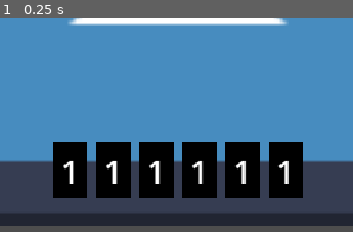
Above: before the commit, frame 1.
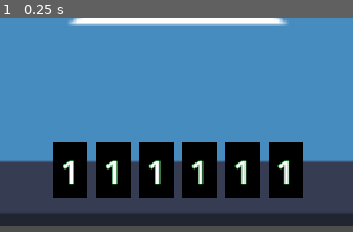
Above: after the commit, the same moment.

Repository: LuWheeze/BOORDLE
Game: Godot game, scene res://scenes/main_game.tscn
Same seed, same stepped clock (60 frames per second), same inputs: the game is played once before the commit and once after it. The engine's default icon, where the game draws it, is replaced by a stand-in: a white triangle on a blue panel in a dark square.
Inputs:
- Up to frame 1 (0.25 s): no input
The pictures show only the part of the screen within x 25-75%, y 50-100%; the shares and areas given below are measured in that part.

The runs differ from the first frame. In frame 1, 0.8% of the frame differs, in the area x 17-83%, y 66-79%.

Commit message:
Add files via upload

Diff:
--- /dev/null
+++ b/boordle/rsc/number_format.tres
@@ -0,0 +1,6 @@
+[gd_resource type="LabelSettings" format=3 uid="uid://bafdpnl7p5xjb"]
+
+[resource]
+font_size = 48
+outline_size = 3
+outline_color = Color(0, 0.78431374, 0.13725491, 1)
--- /dev/null
+++ b/boordle/scenes/attempt_entry.gd
@@ -0,0 +1,23 @@
+class_name AttemptEntry
+extends HBoxContainer
+
+
+@onready var bin_attempt: HBoxContainer = %BinAttempt
+@onready var match_num: Label = %MatchNum
+
+var _guess_data: Array[int]
+var _matches: int
+
+func with_data(guess_data: Array[int], matches: int) -> AttemptEntry:
+	_guess_data = guess_data
+	_matches = matches
+
+	return self
+
+func _ready() -> void:
+	var bin_children = bin_attempt.get_children()
+
+	for i in range(bin_children.size()):
+		bin_children[i].binary.text = str(_guess_data[i])
+
+	match_num.text = str(_matches)
--- a/boordle/scenes/attempt_entry.tscn
+++ b/boordle/scenes/attempt_entry.tscn
@@ -1,31 +1,86 @@
 [gd_scene format=3 uid="uid://dw4oe5n01hdff"]
+
+[ext_resource type="Script" uid="uid://3hi2eae1nwu1" path="res://scenes/attempt_entry.gd" id="1_7lqhd"]
+[ext_resource type="PackedScene" uid="uid://cyn45jusl4gx1" path="res://scenes/guess_box.tscn" id="1_8otlf"]
+
+[sub_resource type="LabelSettings" id="LabelSettings_8otlf"]
+font_color = Color(0, 0, 0, 1)
+outline_size = 1
+outline_color = Color(0, 0.78431374, 0.13725491, 1)
 
 [node name="AttemptEntry" type="HBoxContainer" unique_id=1971359063]
 anchors_preset = 10
 anchor_right = 1.0
+offset_bottom = 80.0
 grow_horizontal = 2
+script = ExtResource("1_7lqhd")
 
 [node name="BinAttempt" type="HBoxContainer" parent="." unique_id=1613098732]
+unique_name_in_owner = true
 layout_mode = 2
 
-[node name="Filler" type="Control" parent="." unique_id=113571011]
+[node name="GuessBox1" parent="BinAttempt" unique_id=180047145 instance=ExtResource("1_8otlf")]
 layout_mode = 2
 
-[node name="ColorRect" type="ColorRect" parent="." unique_id=1673989860]
+[node name="GuessBox2" parent="BinAttempt" unique_id=2003474124 instance=ExtResource("1_8otlf")]
 layout_mode = 2
 
-[node name="HBoxContainer" type="HBoxContainer" parent="ColorRect" unique_id=1692660252]
-layout_mode = 0
-offset_right = 40.0
-offset_bottom = 40.0
-
-[node name="Label" type="Label" parent="ColorRect/HBoxContainer" unique_id=1407266373]
+[node name="GuessBox3" parent="BinAttempt" unique_id=1066949837 instance=ExtResource("1_8otlf")]
 layout_mode = 2
 
-[node name="ColorRect" type="ColorRect" parent="ColorRect/HBoxContainer" unique_id=1157779197]
+[node name="GuessBox4" parent="BinAttempt" unique_id=1410377611 instance=ExtResource("1_8otlf")]
 layout_mode = 2
 
-[node name="Label" type="Label" parent="ColorRect/HBoxContainer/ColorRect" unique_id=1127908391]
-layout_mode = 0
-offset_right = 40.0
-offset_bottom = 23.0
+[node name="GuessBox5" parent="BinAttempt" unique_id=722011443 instance=ExtResource("1_8otlf")]
+layout_mode = 2
+
+[node name="GuessBox6" parent="BinAttempt" unique_id=1090487931 instance=ExtResource("1_8otlf")]
+layout_mode = 2
+
+[node name="MatchBox" type="ColorRect" parent="." unique_id=1673989860]
+custom_minimum_size = Vector2(100, 80)
+layout_mode = 2
+size_flags_horizontal = 10
+size_flags_vertical = 4
+
+[node name="HBoxContainer" type="HBoxContainer" parent="MatchBox" unique_id=1692660252]
+layout_mode = 1
+anchors_preset = 6
+anchor_left = 1.0
+anchor_top = 0.5
+anchor_right = 1.0
+anchor_bottom = 0.5
+offset_left = -53.0
+offset_top = -20.0
+offset_bottom = 20.0
+grow_horizontal = 0
+grow_vertical = 2
+
+[node name="Label" type="Label" parent="MatchBox/HBoxContainer" unique_id=1407266373]
+layout_mode = 2
+text = "match"
+label_settings = SubResource("LabelSettings_8otlf")
+
+[node name="ColorRect" type="ColorRect" parent="MatchBox/HBoxContainer" unique_id=1157779197]
+custom_minimum_size = Vector2(41.235, 62.33)
+layout_mode = 2
+size_flags_horizontal = 8
+size_flags_vertical = 4
+color = Color(0, 0, 0, 1)
+
+[node name="MatchNum" type="Label" parent="MatchBox/HBoxContainer/ColorRect" unique_id=1127908391]
+unique_name_in_owner = true
+layout_mode = 1
+anchors_preset = 8
+anchor_left = 0.5
+anchor_top = 0.5
+anchor_right = 0.5
+anchor_bottom = 0.5
+offset_left = -20.0
+offset_top = -11.5
+offset_right = 20.0
+offset_bottom = 11.5
+grow_horizontal = 2
+grow_vertical = 2
+text = "5"
+horizontal_alignment = 1
--- /dev/null
+++ b/boordle/scenes/guess_box.gd
@@ -0,0 +1,5 @@
+class_name GuessBox
+extends ColorRect
+
+
+@onready var binary: Label = %Binary
--- a/boordle/scenes/guess_box.tscn
+++ b/boordle/scenes/guess_box.tscn
@@ -1,7 +1,7 @@
 [gd_scene format=3 uid="uid://cyn45jusl4gx1"]
 
-[sub_resource type="LabelSettings" id="LabelSettings_npgl0"]
-font_size = 48
+[ext_resource type="Script" uid="uid://twbxpyvkx5o5" path="res://scenes/guess_box.gd" id="1_gfb63"]
+[ext_resource type="LabelSettings" uid="uid://bafdpnl7p5xjb" path="res://rsc/number_format.tres" id="1_m2a7x"]
 
 [node name="GuessBox" type="ColorRect" unique_id=180047145]
 custom_minimum_size = Vector2(50, 80)
@@ -14,8 +14,10 @@
 size_flags_horizontal = 0
 size_flags_vertical = 0
 color = Color(0, 0, 0, 1)
+script = ExtResource("1_gfb63")
 
 [node name="Binary" type="Label" parent="." unique_id=97235989]
+unique_name_in_owner = true
 layout_mode = 1
 anchors_preset = 8
 anchor_left = 0.5
@@ -29,5 +31,5 @@
 grow_horizontal = 2
 grow_vertical = 2
 text = "1"
-label_settings = SubResource("LabelSettings_npgl0")
+label_settings = ExtResource("1_m2a7x")
 horizontal_alignment = 1
--- a/boordle/scenes/main_game.gd
+++ b/boordle/scenes/main_game.gd
@@ -1,8 +1,15 @@
+class_name MainGame
 extends Control
+
+
+@onready var attempt_boxes: VBoxContainer = %AttemptBoxes
 
 var guess_array: Array[int]
 var ans_array: Array[int]
 var date_dict := Time.get_date_dict_from_system()
+var attempts_made := 0
+
+static var attempt_entry := preload("res://scenes/attempt_entry.tscn")
 
 
 func _ready() -> void:
@@ -35,7 +42,7 @@
 	while deci_ans > 0: # translates decimal to binary digit array
 		ans_array.push_front(deci_ans % 2)
 		deci_ans /= 2
-	# push remaining 0s to front (if any
+	# push remaining 0s to front (if any)
 	while ans_array.size() < 6: ans_array.push_front(0)
 	#print(ans_array)
 
@@ -57,13 +64,23 @@
 	return matches
 
 func display_attempt(matches: int) -> void:
-	print(matches)
+	var attempt = attempt_entry.instantiate().with_data(guess_array, matches)
+	attempt_boxes.add_child(attempt)
 
 func fail(matches: int) -> void:
+	attempts_made += 1
 	display_attempt(matches)
+
+	if attempts_made == 6:
+		print("YOU SUCKK!")
+		# add more end game stuff
+
 	guess_array.clear()
 
 func success(matches: int) -> void:
+	attempts_made += 1
 	print("success!")
 	display_attempt(matches)
+
+	# add more end game stuff
 	guess_array.clear()
--- a/boordle/scenes/main_game.tscn
+++ b/boordle/scenes/main_game.tscn
@@ -48,6 +48,7 @@
 grow_vertical = 2
 
 [node name="AttemptBoxes" type="VBoxContainer" parent="MarginContainer/TerminalBG/MarginContainer" unique_id=896673392]
+unique_name_in_owner = true
 layout_mode = 2
 size_flags_vertical = 0
 
Not shown, added: boordle/scenes/attempt_entry.gd.uid
Not shown, added: boordle/scenes/guess_box.gd.uid
